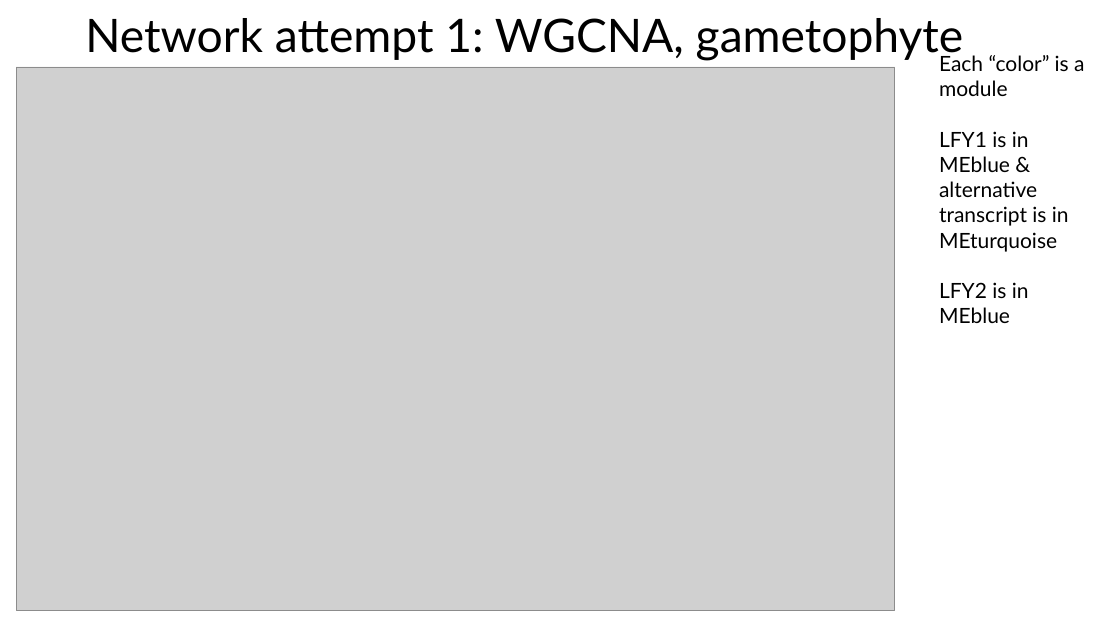
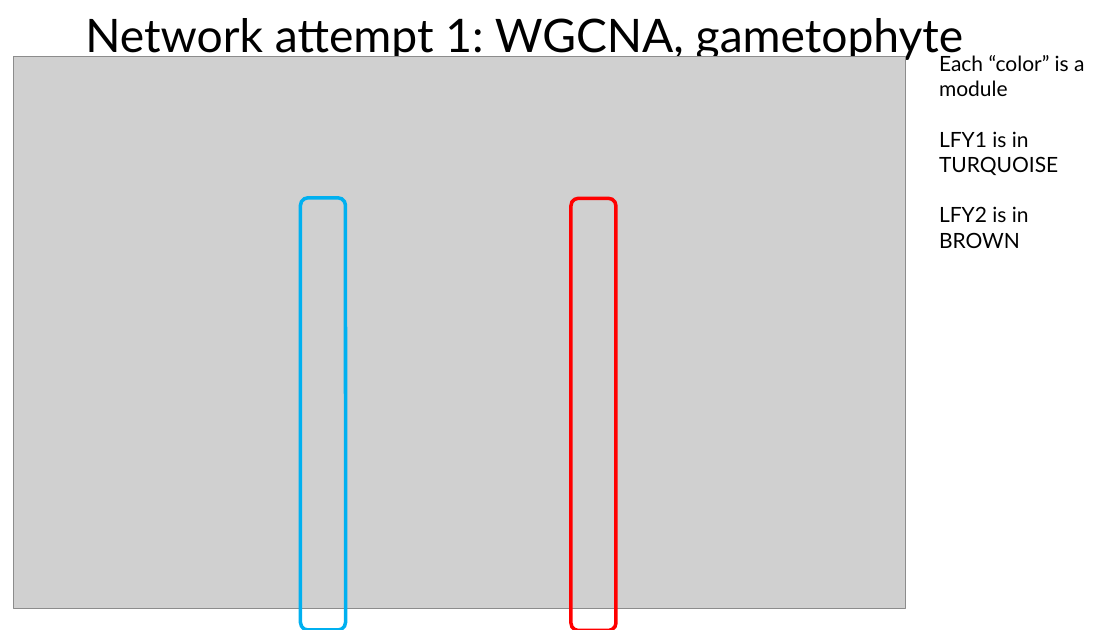
Before and after one commit to MaloofLab/McConnell-Ceratopteris-RNAseq, a slide deck: slide 13 of Presentation-2025-02-18.pptx (slide 10 before the commit). Drawn at 1120x630 pixels with LibreOffice and Linux fonts; fonts in the diff are those of the drawing; grey boxes stand for pictures. Boxes give left, top, right and bottom in pixels: in the first picture for what was removed or moved away, otherwise in the second. Text is boxed around its words. In the diff, an @@ line names an element or a change of style, - is before the commit and + after.

```diff
--- a/Presentation-2025-02-18.pptx
+++ b/Presentation-2025-02-18.pptx
@@ picture: place and size @@
-picture at <box>16,67,895,611</box>
+picture at <box>13,56,906,608</box>
@@ text at <box>939,131,1058,248</box>: text changed @@
-LFY1 is in MEblue & alternative transcript is in MEturquoise
-LFY2 is in MEblue
+LFY1 is in TURQUOISE
+LFY2 is in BROWN
@@ rounded rectangle added at <box>301,197,346,630</box>, outline #00B0F0 3 pt @@
@@ rounded rectangle added at <box>571,198,617,630</box>, outline #FF0000 3 pt @@
```
Also in this commit, not shown: 5 other slides changed, 5 slides added, 1 slide removed, 4 other files.
